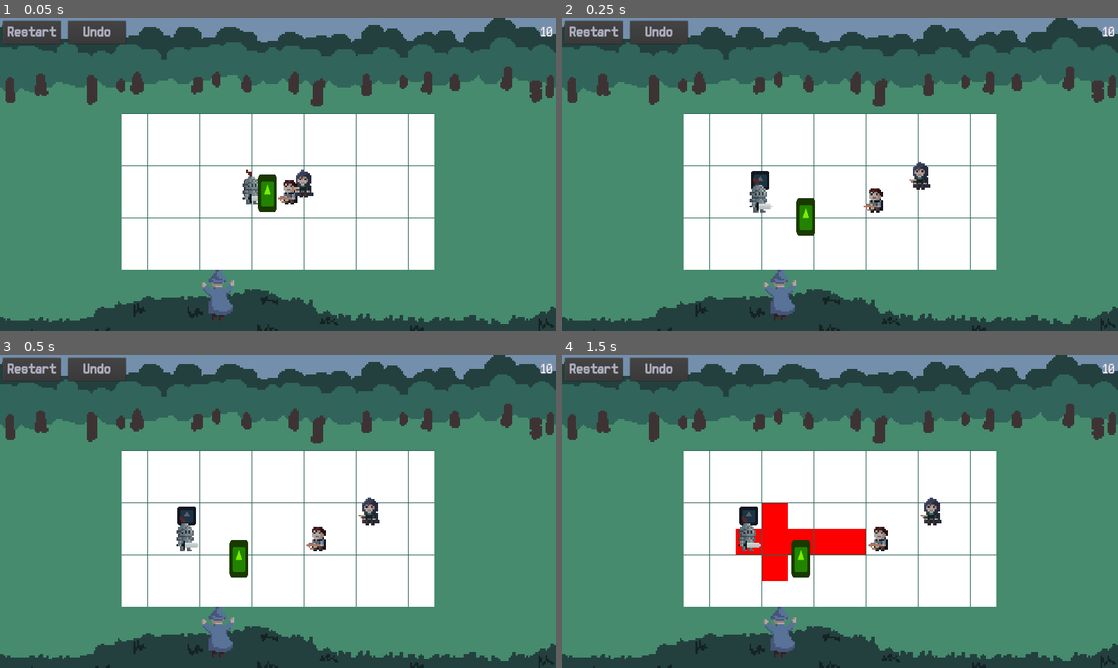
Above: before the commit, frames 1-4 (two rows, left to right).
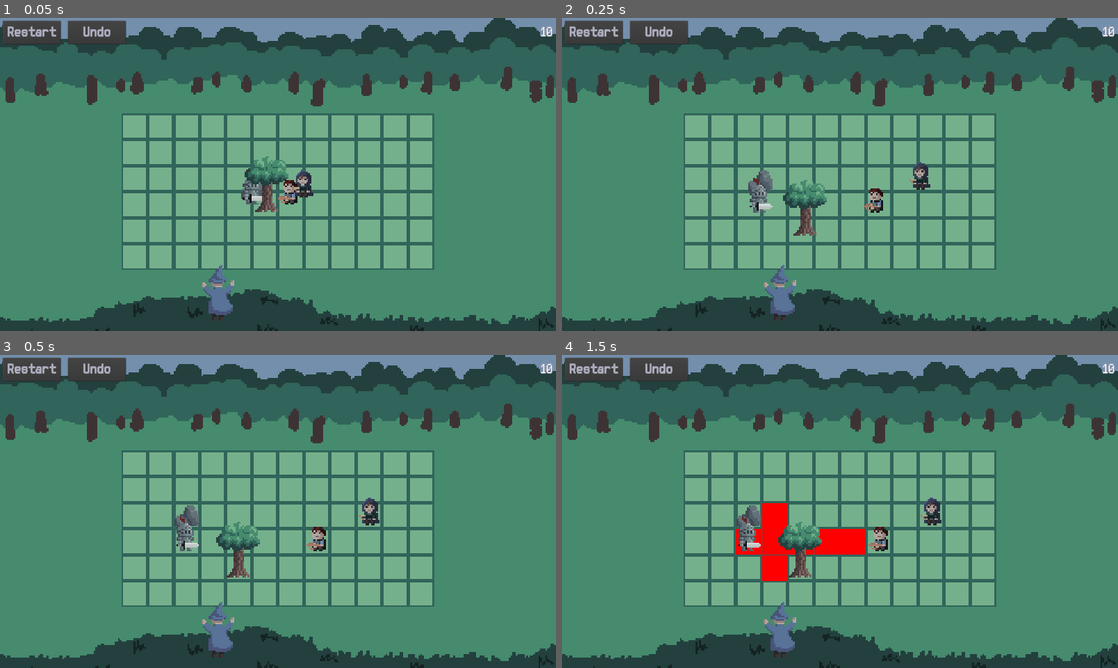
Above: after the commit, the same moments.

Repository: evamb/minijam87
Game: Godot game, scene res://Main.tscn
Two runs of this game, one before a commit and one after it. Both use one fixed random seed, a clock stepped at 60 frames per second and the inputs below. The engine's default icon, where the game draws it, is replaced by a stand-in: a white triangle on a blue panel in a dark square.
Inputs (mouse positions are in pixels of both pictures, inside the frame that each line leads up to):
- Up to frame 1 (0.05 s): no input
- Up to frame 2 (0.25 s): no input
- Up to frame 3 (0.5 s): no input
- Up to frame 4 (1.5 s): tap Enter (ui_accept) at 0.5, 0.77, 1.25 s; move the mouse to (962, 495) at 0.52 s; click (962, 495) at 0.6 s; move the mouse to (728, 527) at 1.27 s; click (728, 527) at 1.35 s

The runs differ from the first frame. In frame 1, 27% of the frame differs, in the area x 21-79%, y 30-81%; in frame 2, 27%; in frame 3, 27%; in frame 4, 25%.

Commit message:
obstacles

Diff:
--- a/cell_object/CellObject.gd
+++ b/cell_object/CellObject.gd
@@ -26,11 +26,8 @@
 
 
 func set_target(pos: Vector2, do_tween = true) -> void:
-	if do_tween:
-		_tween.interpolate_property(self, "global_position", global_position, pos, 0.5, Tween.TRANS_CUBIC, Tween.EASE_OUT)
-		_tween.start()
-	else:
-		global_position = pos
+	_tween.interpolate_property(self, "global_position", global_position, pos, 0.5 if do_tween else 0.1, Tween.TRANS_CUBIC, Tween.EASE_OUT)
+	_tween.start()
 
 
 func hit(_hit_info: HitInfo) -> bool:
--- a/cell_object/obstacles/Rock.tscn
+++ b/cell_object/obstacles/Rock.tscn
@@ -1,5 +1,11 @@
-[gd_scene load_steps=2 format=2]
+[gd_scene load_steps=3 format=2]
 
 [ext_resource path="res://cell_object/Obstacle.tscn" type="PackedScene" id=1]
+[ext_resource path="res://cell_object/obstacles/stone.png" type="Texture" id=2]
 
 [node name="Rock" instance=ExtResource( 1 )]
+modulate = Color( 1, 1, 1, 1 )
+
+[node name="Sprite" parent="." index="0"]
+scale = Vector2( 6, 6 )
+texture = ExtResource( 2 )
--- a/cell_object/obstacles/Tree.tscn
+++ b/cell_object/obstacles/Tree.tscn
@@ -1,11 +1,13 @@
-[gd_scene load_steps=2 format=2]
+[gd_scene load_steps=3 format=2]
 
 [ext_resource path="res://cell_object/Obstacle.tscn" type="PackedScene" id=1]
+[ext_resource path="res://cell_object/obstacles/tree.png" type="Texture" id=2]
 
 [node name="Tree" instance=ExtResource( 1 )]
-modulate = Color( 0.470588, 0.937255, 0, 1 )
+modulate = Color( 1, 1, 1, 1 )
 is_large = true
 
 [node name="Sprite" parent="." index="0"]
-position = Vector2( 0, -32 )
-scale = Vector2( 1, 2 )
+position = Vector2( 0, -64 )
+scale = Vector2( 6, 6 )
+texture = ExtResource( 2 )
--- a/cell_object/soldiers/Sword.tscn
+++ b/cell_object/soldiers/Sword.tscn
@@ -6,7 +6,6 @@
 
 [node name="Sword" instance=ExtResource( 1 )]
 script = ExtResource( 3 )
-is_large = true
 target_cells = [ Vector2( 1, 1 ), Vector2( 1, 0 ), Vector2( 1, -1 ) ]
 
 [node name="Sprite" parent="." index="0"]
--- a/grid/GridCell.gd
+++ b/grid/GridCell.gd
@@ -35,7 +35,7 @@
 
 
 func _ready() -> void:
-	pass
+	modulate.a = 0
 
 
 func set_exceeds_mana(enabled: bool) -> void:
@@ -147,6 +147,10 @@
 		_: modulate = EMPTY_COLOR
 	if _occupant and _occupant.is_large:
 		_occupant.modulate.a = 0.3 if _look_through else 1.0
+	if modulate != EMPTY_COLOR:
+		modulate.a = 0.8
+	else:
+		modulate.a = 0
 
 
 func _show_occupant_hit_marks(enabled: bool) -> void:
Not shown, added: cell_object/obstacles/stone.png.import
Not shown, added: cell_object/obstacles/tree.png.import
